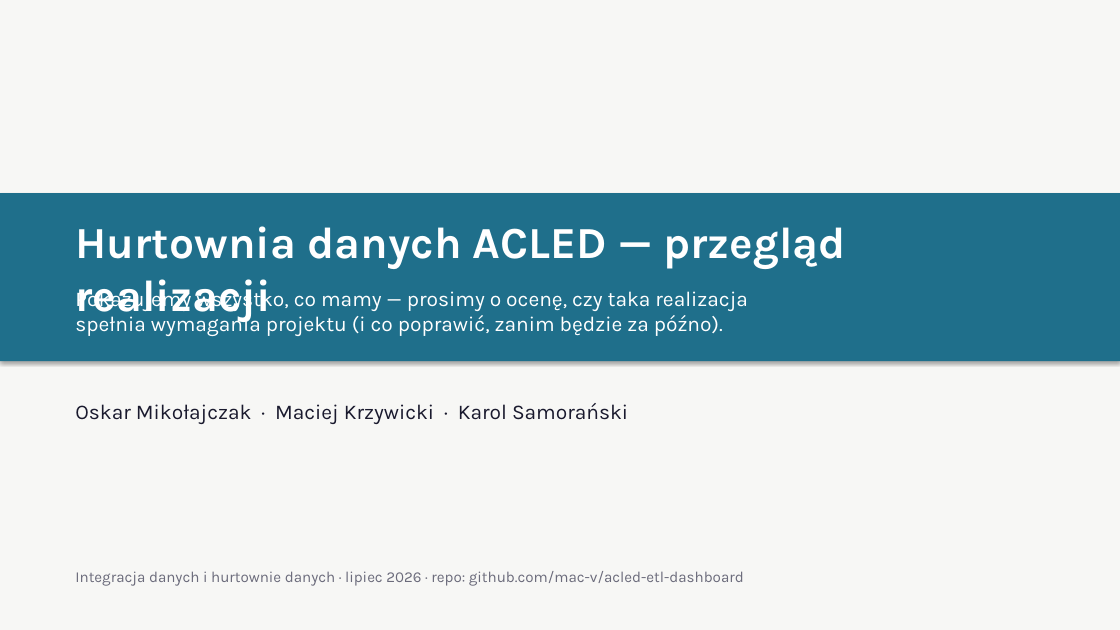
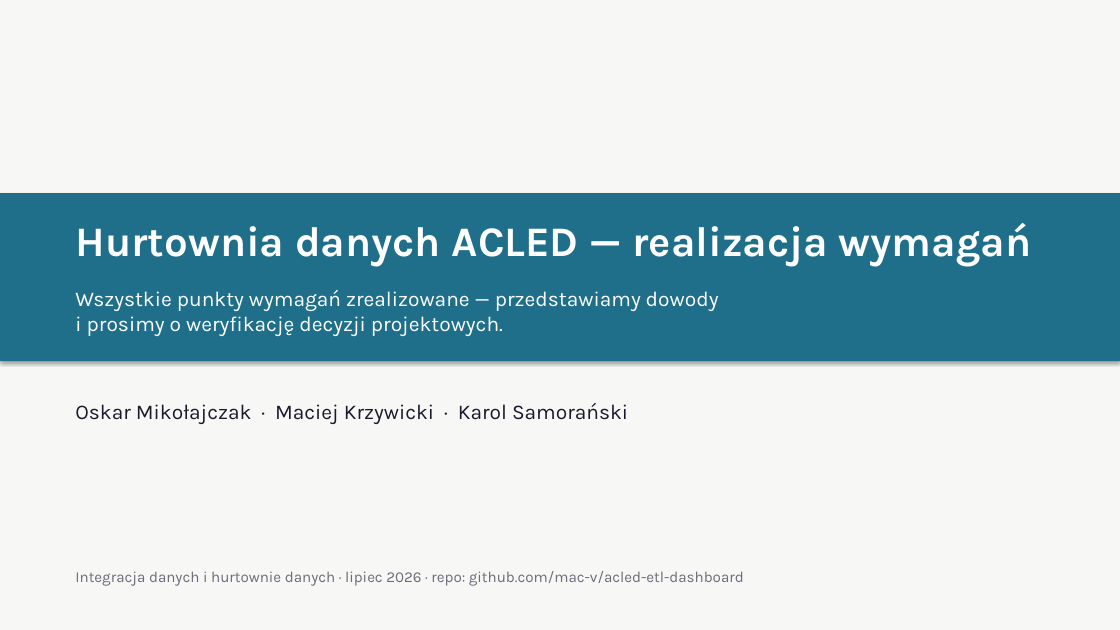
Before and after one commit to oskarfightingthekube/acled-etl-dashboard, a slide deck: slide 1 of docs/prezentacja_obrona.pptx. Drawn at 1120x630 pixels with LibreOffice and Linux fonts; fonts in the diff are those of the drawing. Boxes give left, top, right and bottom in pixels: in the first picture for what was removed or moved away, otherwise in the second. Text is boxed around its words. In the diff, an @@ line names an element or a change of style, - is before the commit and + after.

```diff
--- a/docs/prezentacja_obrona.pptx
+++ b/docs/prezentacja_obrona.pptx
@@ text at (75, 223, 1032, 267): text changed; size 38 to 36 pt @@
-Hurtownia danych ACLED — przegląd realizacji
+Hurtownia danych ACLED — realizacja wymagań
@@ text at (75, 290, 719, 336): text changed @@
-Pokazujemy wszystko, co mamy — prosimy o ocenę, czy taka realizacja
-spełnia wymagania projektu (i co poprawić, zanim będzie za późno).
+Wszystkie punkty wymagań zrealizowane — przedstawiamy dowody
+i prosimy o weryfikację decyzji projektowych.
```
Also in this commit, not shown: 10 other slides changed, 5 slides added, 3 slides removed.
